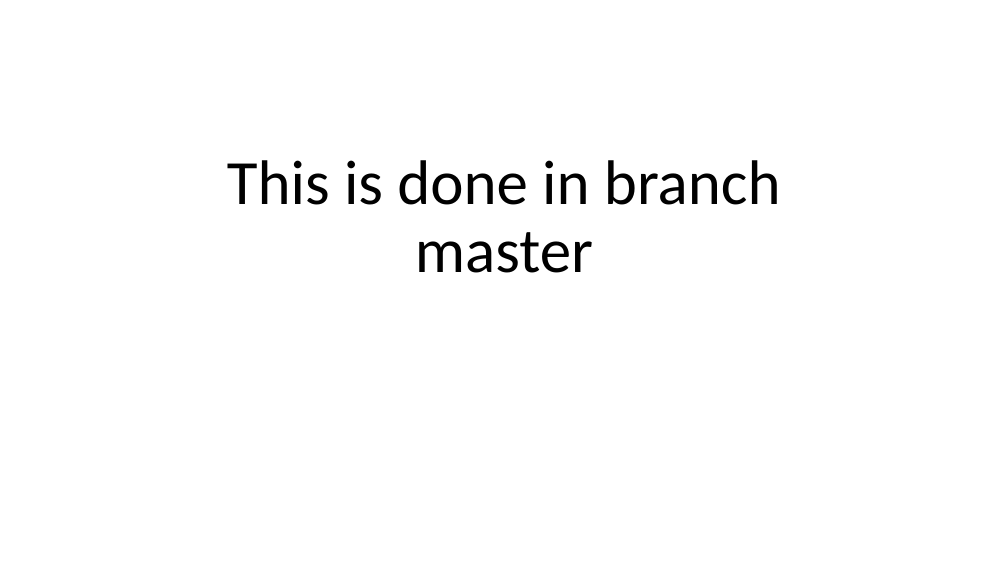
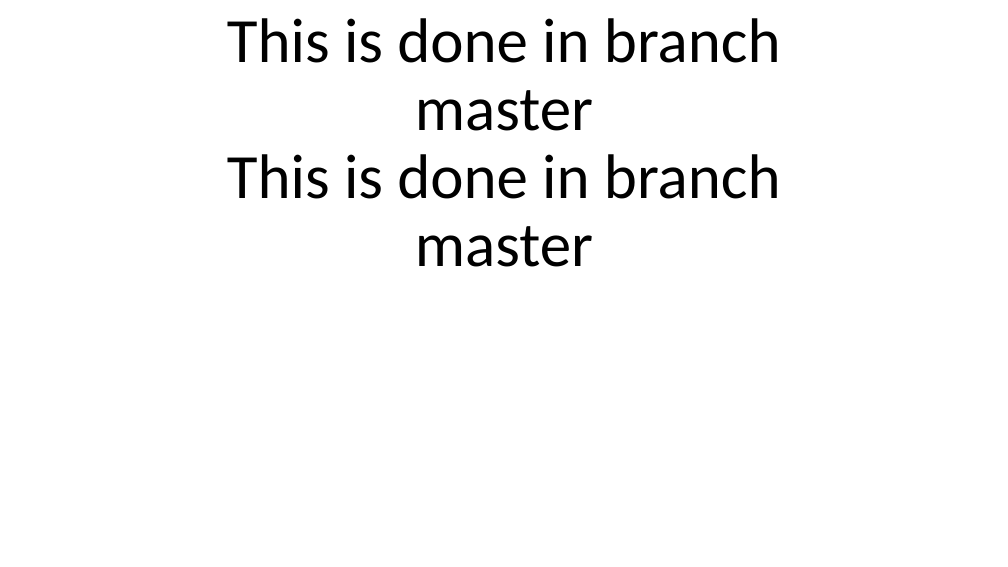
Before and after one commit to MehulSharma-259/Example-Repository, a slide deck: slide 1 of Power point.pptx. Drawn at 1008x567 pixels with LibreOffice and Linux fonts; fonts in the diff are those of the drawing. Boxes give left, top, right and bottom in pixels: in the first picture for what was removed or moved away, otherwise in the second. Text is boxed around its words. In the diff, an @@ line names an element or a change of style, - is before the commit and + after.

Commit message:
edited ppt

```diff
--- a/Power point.pptx
+++ b/Power point.pptx
@@ title at [227, 18, 781, 267]: text changed @@
-This is done in branch master
+This is done in branch master
+This is done in branch master
```
